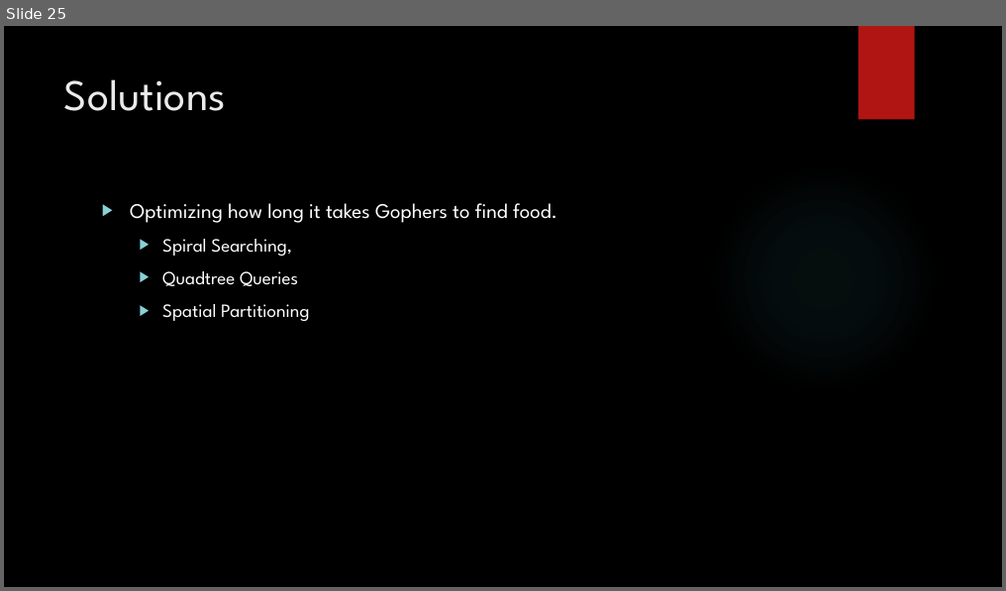
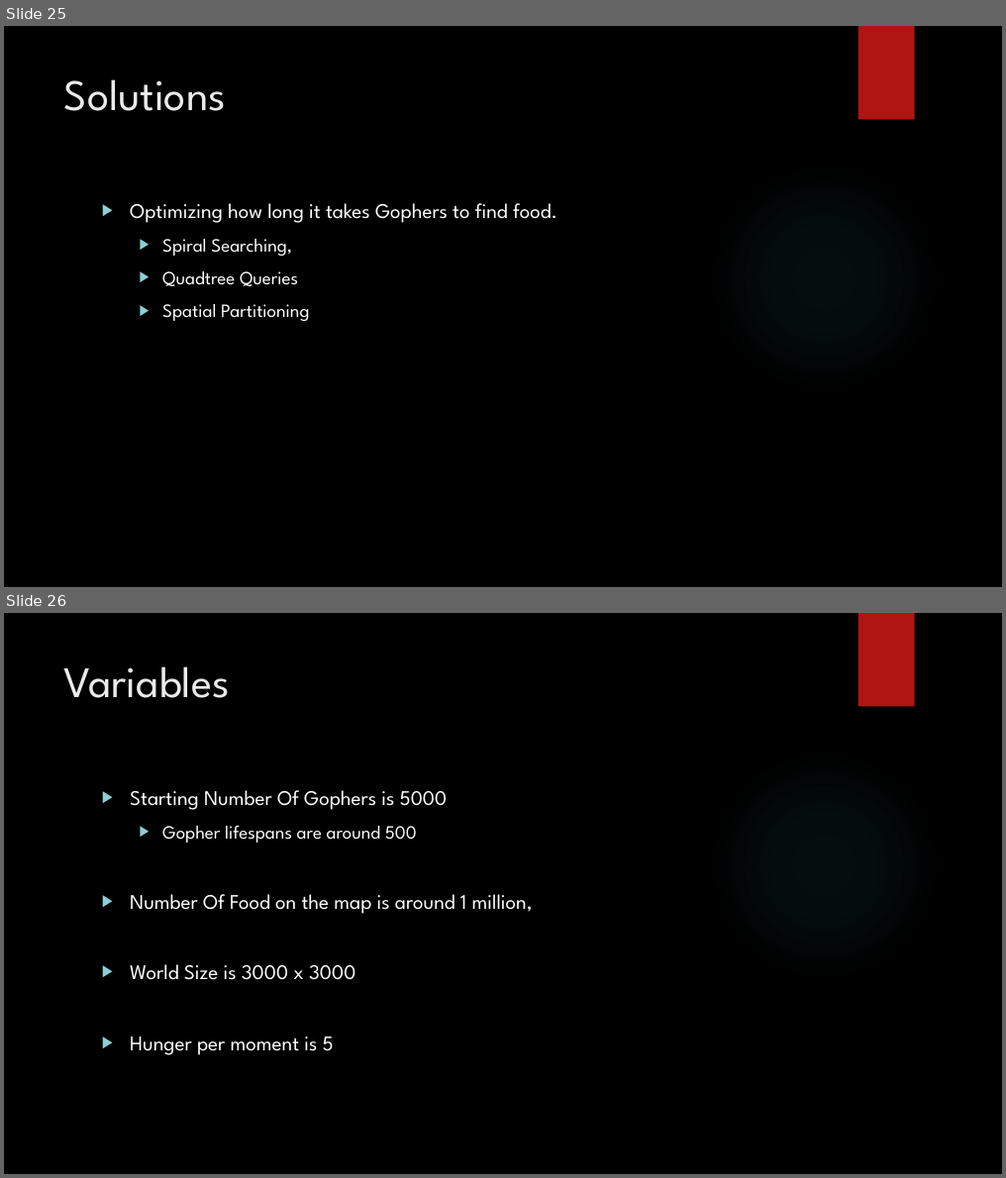
Before and after one commit to jaminologist/GopherLife, a slide deck: GopherLife.pptx. Shown one above the other, each under a label of ours: slide 25 before the commit, slides 25 and 26 after it. The pictures are 1006x591 and 1006x1178 pixels, drawn with LibreOffice and Linux fonts; fonts in the diff are those of the drawing; background and template pictures are left out. Boxes give left, top, right and bottom in pixels: in the first picture for what was removed or moved away, otherwise in the second. Text is boxed around its words. In the diff, an @@ line names an element or a change of style, - is before the commit and + after.

Commit message:
Removed unused variables updated presentation

```diff
--- a/GopherLife.pptx
+++ b/GopherLife.pptx
@@ slide 26 added at (x1=4, y1=613, x2=1002, y2=1174), background picture (left out); not listed: 2 template elements that a slide beside it also shows @@
@@ title added at (x1=64, y1=666, x2=230, y2=698), 42 pt, text #EBEBEB @@
+Variables
@@ text added at (x1=130, y1=790, x2=533, y2=1056), 20 pt, text #FFFFFF @@
+▶ Starting Number Of Gophers is 5000
+  ▶ Gopher lifespans are around 500
+▶ Number Of Food on the map is around 1 million,
+▶ World Size is 3000 x 3000
+▶ Hunger per moment is 5
```
Also in this commit, not shown: 6 other slides added, 1 other file.
